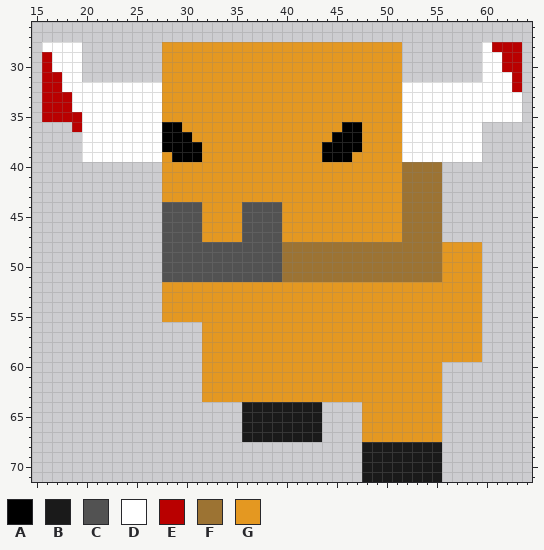
Two versions of one sprite sheet, Sd card/minoW3.png. The picture above is the old version.
The file is 80x72 pixels. Colours within 5 levels of each other are drawn and written as one. Shown: x 15..64, y 26..71.
Palette (. is transparent): A #000000  B #1a1a1a  C #525252  D #ffffff  E #b90000  F #9c7333  G #e49821
Pixels before, first column x 16:
28 DDDD........GGGGGGGGGGGGGGGGGGGGGGGG........DEEE
29 EDDD........GGGGGGGGGGGGGGGGGGGGGGGG........DDEE
30 EDDD........GGGGGGGGGGGGGGGGGGGGGGGG........DDEE
31 EEDD........GGGGGGGGGGGGGGGGGGGGGGGG........DDDE
32 EEDDDDDDDDDDGGGGGGGGGGGGGGGGGGGGGGGGDDDDDDDDDDDE
33 EEEDDDDDDDDDGGGGGGGGGGGGGGGGGGGGGGGGDDDDDDDDDDDD
34 EEEDDDDDDDDDGGGGGGGGGGGGGGGGGGGGGGGGDDDDDDDDDDDD
35 EEEEDDDDDDDDGGGGGGGGGGGGGGGGGGGGGGGGDDDDDDDDDDDD
36 ...EDDDDDDDDAAGGGGGGGGGGGGGGGGAAGGGGDDDDDDDD....
37 ....DDDDDDDDAAAGGGGGGGGGGGGGGAAAGGGGDDDDDDDD....
38 ....DDDDDDDDAAAAGGGGGGGGGGGGAAAAGGGGDDDDDDDD....
39 ....DDDDDDDDGAAAGGGGGGGGGGGGAAAGGGGGDDDDDDDD....
40 ............GGGGGGGGGGGGGGGGGGGGGGGGFFFF........
41 ............GGGGGGGGGGGGGGGGGGGGGGGGFFFF........
42 ............GGGGGGGGGGGGGGGGGGGGGGGGFFFF........
43 ............GGGGGGGGGGGGGGGGGGGGGGGGFFFF........
44 ............CCCCGGGGCCCCGGGGGGGGGGGGFFFF........
45 ............CCCCGGGGCCCCGGGGGGGGGGGGFFFF........
46 ............CCCCGGGGCCCCGGGGGGGGGGGGFFFF........
47 ............CCCCGGGGCCCCGGGGGGGGGGGGFFFF........
48 ............CCCCCCCCCCCCFFFFFFFFFFFFFFFFGGGG....
49 ............CCCCCCCCCCCCFFFFFFFFFFFFFFFFGGGG....
50 ............CCCCCCCCCCCCFFFFFFFFFFFFFFFFGGGG....
51 ............CCCCCCCCCCCCFFFFFFFFFFFFFFFFGGGG....
52 ............GGGGGGGGGGGGGGGGGGGGGGGGGGGGGGGG....
53 ............GGGGGGGGGGGGGGGGGGGGGGGGGGGGGGGG....
54 ............GGGGGGGGGGGGGGGGGGGGGGGGGGGGGGGG....
55 ............GGGGGGGGGGGGGGGGGGGGGGGGGGGGGGGG....
56 ................GGGGGGGGGGGGGGGGGGGGGGGGGGGG....
57 ................GGGGGGGGGGGGGGGGGGGGGGGGGGGG....
58 ................GGGGGGGGGGGGGGGGGGGGGGGGGGGG....
59 ................GGGGGGGGGGGGGGGGGGGGGGGGGGGG....
60 ................GGGGGGGGGGGGGGGGGGGGGGGG........
61 ................GGGGGGGGGGGGGGGGGGGGGGGG........
62 ................GGGGGGGGGGGGGGGGGGGGGGGG........
63 ................GGGGGGGGGGGGGGGGGGGGGGGG........
64 ....................BBBBBBBB....GGGGGGGG........
65 ....................BBBBBBBB....GGGGGGGG........
66 ....................BBBBBBBB....GGGGGGGG........
67 ....................BBBBBBBB....GGGGGGGG........
68 ................................BBBBBBBB........
69 ................................BBBBBBBB........
70 ................................BBBBBBBB........
71 ................................BBBBBBBB........
After the commit:
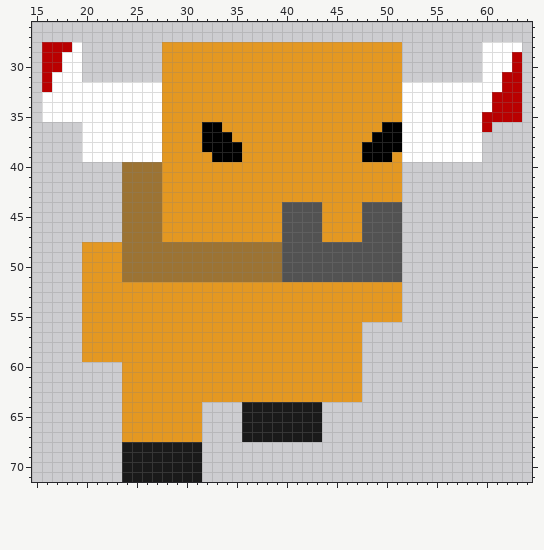
The exact change:
Changed rows in their new state; - is an unchanged pixel.
first column x 16:
28 EEE------------------------------------------DDD
29 -E--------------------------------------------D-
30 -E--------------------------------------------D-
31 -D--------------------------------------------E-
32 -D--------------------------------------------E-
33 DDD------------------------------------------EEE
34 DDD------------------------------------------EEE
35 DDDD----------------------------------------EEEE
36 ---.--------GG--AA------------GG--AA--------E---
37 ------------GGG-AAA----------GGG-AAA------------
38 ------------GGGGAAAA--------GGGGAAAA------------
39 -------------GGG-AAA--------GGG-AAA-------------
40 --------FFFF------------------------....--------
41 --------FFFF------------------------....--------
42 --------FFFF------------------------....--------
43 --------FFFF------------------------....--------
44 --------FFFFGGGG----GGGGCCCC----CCCC....--------
45 --------FFFFGGGG----GGGGCCCC----CCCC....--------
46 --------FFFFGGGG----GGGGCCCC----CCCC....--------
47 --------FFFFGGGG----GGGGCCCC----CCCC....--------
48 ----GGGGFFFFFFFFFFFFFFFFCCCCCCCCCCCC........----
49 ----GGGGFFFFFFFFFFFFFFFFCCCCCCCCCCCC........----
50 ----GGGGFFFFFFFFFFFFFFFFCCCCCCCCCCCC........----
51 ----GGGGFFFFFFFFFFFFFFFFCCCCCCCCCCCC........----
52 ----GGGGGGGG------------------------........----
53 ----GGGGGGGG------------------------........----
54 ----GGGGGGGG------------------------........----
55 ----GGGGGGGG------------------------........----
56 ----GGGGGGGGGGGG----------------............----
57 ----GGGGGGGGGGGG----------------............----
58 ----GGGGGGGGGGGG----------------............----
59 ----GGGGGGGGGGGG----------------............----
60 --------GGGGGGGG----------------........--------
61 --------GGGGGGGG----------------........--------
62 --------GGGGGGGG----------------........--------
63 --------GGGGGGGG----------------........--------
64 --------GGGGGGGG----------------........--------
65 --------GGGGGGGG----------------........--------
66 --------GGGGGGGG----------------........--------
67 --------GGGGGGGG----------------........--------
68 --------BBBBBBBB----------------........--------
69 --------BBBBBBBB----------------........--------
70 --------BBBBBBBB----------------........--------
71 --------BBBBBBBB----------------........--------
Changed places in both pictures, as pixel boxes (x1, y1, x2, y2):
changed: (42, 42, 82, 132)
changed: (482, 42, 522, 132)
changed: (82, 122, 482, 482)
